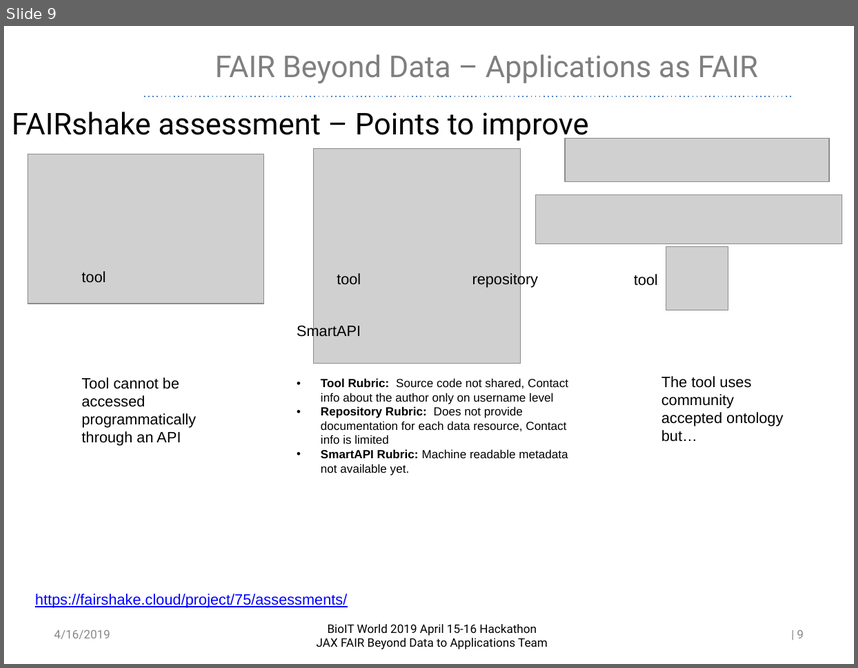
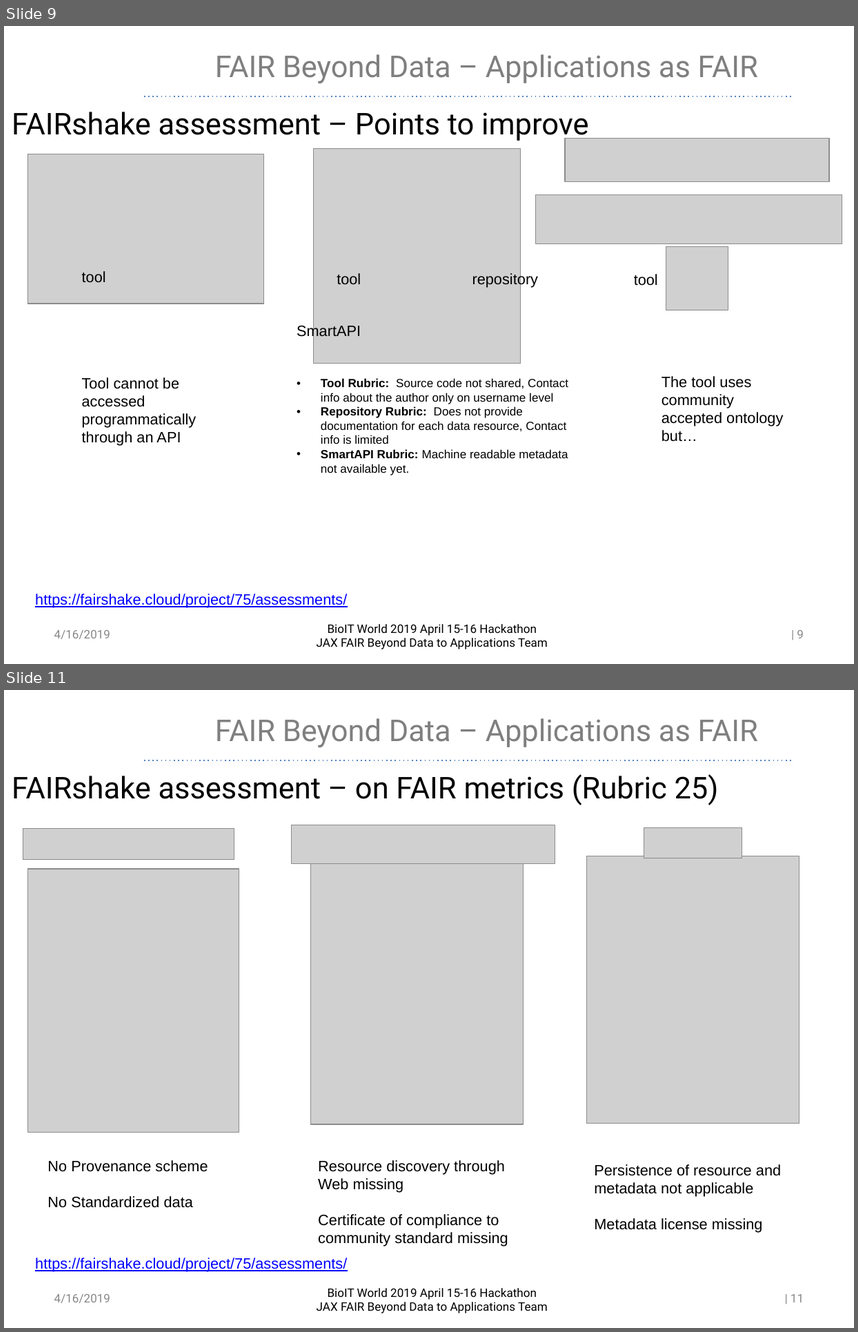
Before and after one commit to NCBI-Hackathons/FAIR_apps, a slide deck: BioITWorld2019HackathonJAXTeamv1.pptx. Shown one above the other, each under a label of ours: slide 9 before the commit, slides 9 and 11 after it; the slides between them are not shown. The pictures are 858x668 and 858x1332 pixels, drawn with LibreOffice and Linux fonts; fonts in the diff are those of the drawing; grey boxes stand for pictures; background and template pictures are left out. Boxes give left, top, right and bottom in pixels: in the first picture for what was removed or moved away, otherwise in the second. Text is boxed around its words. In the diff, an @@ line names an element or a change of style, - is before the commit and + after.

Commit message:
Fair assessments for Rubric 25 added

```diff
--- a/BioITWorld2019HackathonJAXTeamv1.pptx
+++ b/BioITWorld2019HackathonJAXTeamv1.pptx
@@ slide 11 added at [4, 690, 854, 1328], background #FFFFFF; not listed: 2 template elements that a slide beside it also shows @@
@@ text added at [215, 718, 758, 747], 28 pt, text #7F7F7F @@
+FAIR Beyond Data – Applications as FAIR
@@ text added at [12, 774, 719, 805], 28 pt, text #000000 @@
+FAIRshake assessment – on FAIR metrics (Rubric 25)
@@ picture added at [23, 828, 234, 860] @@
@@ picture added at [292, 825, 555, 864] @@
@@ picture added at [644, 827, 742, 858] @@
@@ picture added at [28, 869, 239, 1133] @@
@@ picture added at [310, 856, 523, 1124] @@
@@ picture added at [587, 856, 800, 1123] @@
@@ text added at [47, 1160, 208, 1208], 14 pt, text #000000 @@
+No Provenance scheme
+No Standardized data
@@ text added at [318, 1160, 508, 1246], 14 pt, text #000000 @@
+Resource discovery through Web missing
+Certificate of compliance to community standard missing
@@ text added at [594, 1164, 781, 1232], 14 pt, text #000000 @@
+Persistence of resource and metadata not applicable
+Metadata license missing
@@ text added at [35, 1257, 347, 1272], 14 pt, text #0000FF, underline @@
+https://fairshake.cloud/project/75/assessments/
@@ text added at [54, 1294, 110, 1303], 11 pt, text #888888 @@
+4/16/2019
@@ page number added at [791, 1294, 804, 1302], 11 pt, text #888888 @@
+| 11
```
Also in this commit, not shown: 10 slides changed.
